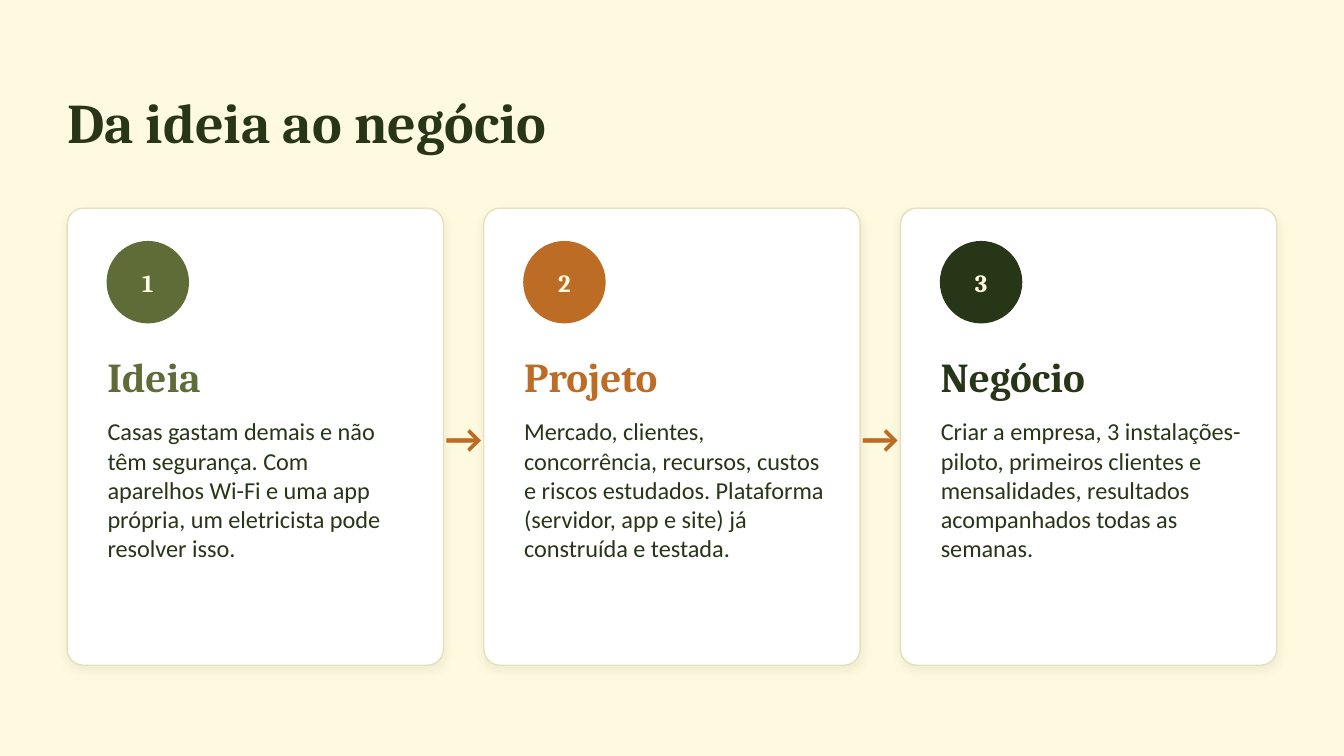
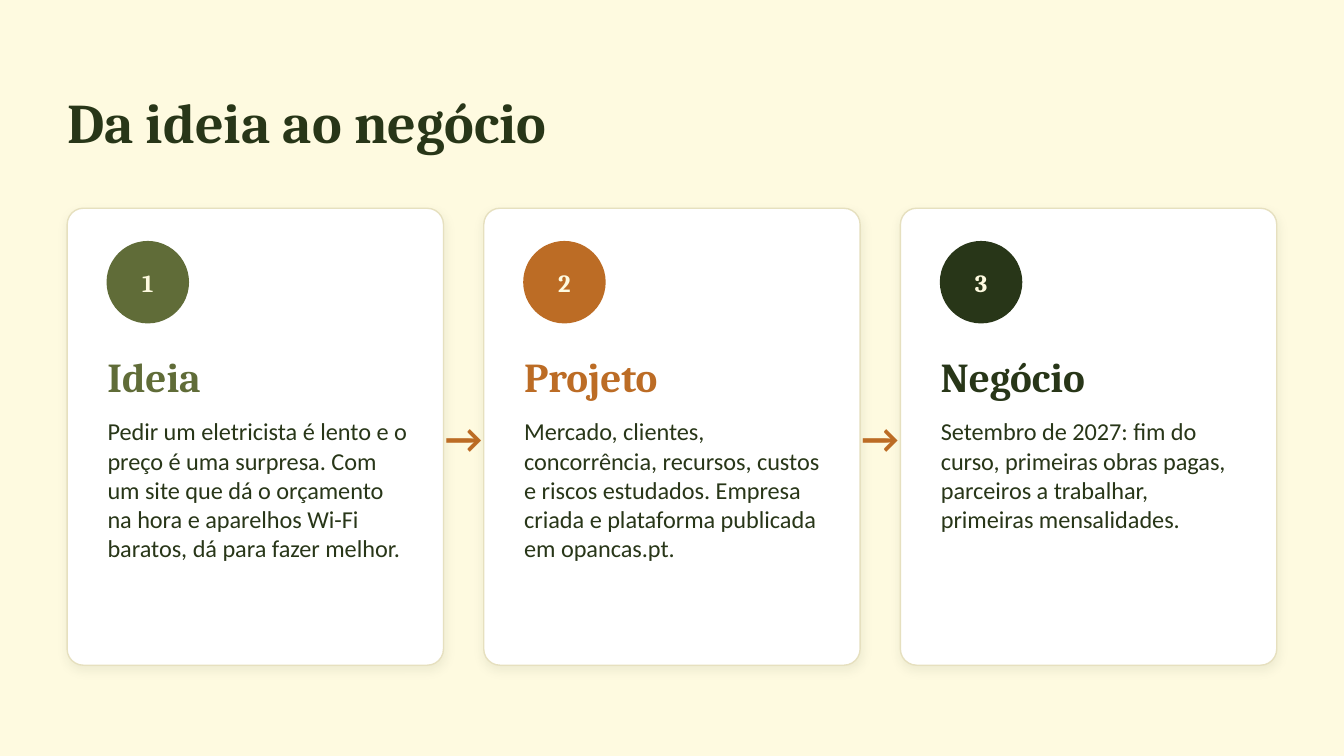
Before and after one commit to ruibraganca2014-coder/marketing-saas, a slide deck: slide 2 of domus-energia/negocio/Domus_Energia_Ideia_de_Negocio.pptx. Drawn at 1344x756 pixels with LibreOffice and Linux fonts; fonts in the diff are those of the drawing. Boxes give left, top, right and bottom in pixels: in the first picture for what was removed or moved away, otherwise in the second. Text is boxed around its words. In the diff, an @@ line names an element or a change of style, - is before the commit and + after.

```diff
--- a/domus-energia/negocio/Domus_Energia_Ideia_de_Negocio.pptx
+++ b/domus-energia/negocio/Domus_Energia_Ideia_de_Negocio.pptx
@@ text at (108, 423, 407, 561): text changed @@
-Casas gastam demais e não têm segurança. Com aparelhos Wi-Fi e uma app própria, um eletricista pode resolver isso.
+Pedir um eletricista é lento e o preço é uma surpresa. Com um site que dá o orçamento na hora e aparelhos Wi-Fi baratos, dá para fazer melhor.
@@ text at (524, 423, 819, 561): text changed @@
-Mercado, clientes, concorrência, recursos, custos e riscos estudados. Plataforma (servidor, app e site) já construída e testada.
+Mercado, clientes, concorrência, recursos, custos e riscos estudados. Empresa criada e plataforma publicada em opancas.pt.
@@ text at (941, 423, 1225, 532): text changed @@
-Criar a empresa, 3 instalações-piloto, primeiros clientes e mensalidades, resultados acompanhados todas as semanas.
+Setembro de 2027: fim do curso, primeiras obras pagas, parceiros a trabalhar, primeiras mensalidades.
```
Also in this commit, not shown: 11 other slides changed, 1 slide added, 4 other files.
